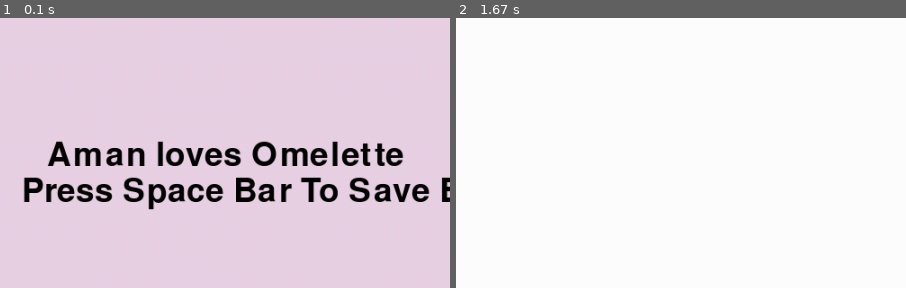
Above: before the commit, frames 1-2 (left to right).
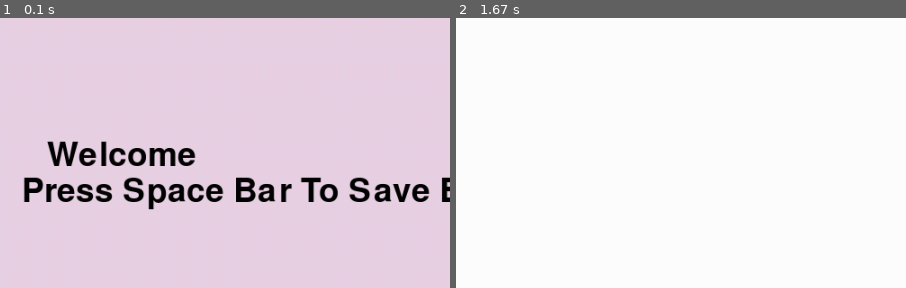
Above: after the commit, the same moments.

Repository: zazzuji/Python-games
Game: pygame game, started from egg_pygame/egg.py
Two runs of this game, one before a commit and one after it. Both use one fixed random seed, a clock stepped at 60 frames per second and the inputs below.
Inputs:
- Up to frame 1 (0.1 s): no input
- Up to frame 2 (1.67 s): tap Space at 0.33 s; hold Right 0.67-1.13 s; hold Right 1.17-1.63 s
The pictures show only the part of the screen within x 21-71%, y 19-69%; the shares and areas given below are measured in that part.

The runs differ from the first frame. In frame 1, 3.7% of the frame differs, in the area x 10-90%, y 45-55%; in frame 2, nothing differs.

Commit message:
Update egg.py

Diff:
--- a/egg_pygame/egg.py
+++ b/egg_pygame/egg.py
@@ -273,7 +273,7 @@
     exit_game = False
     while not exit_game:
         SCREEN.fill((233,210,229))
-        text_screen("Aman loves Omelette", black, 260, 250)
+        text_screen("Welcome", black, 260, 250)
         text_screen("Press Space Bar To Save Eggs", black, 232, 290)
         for event in pygame.event.get():
             if event.type == pygame.QUIT:
